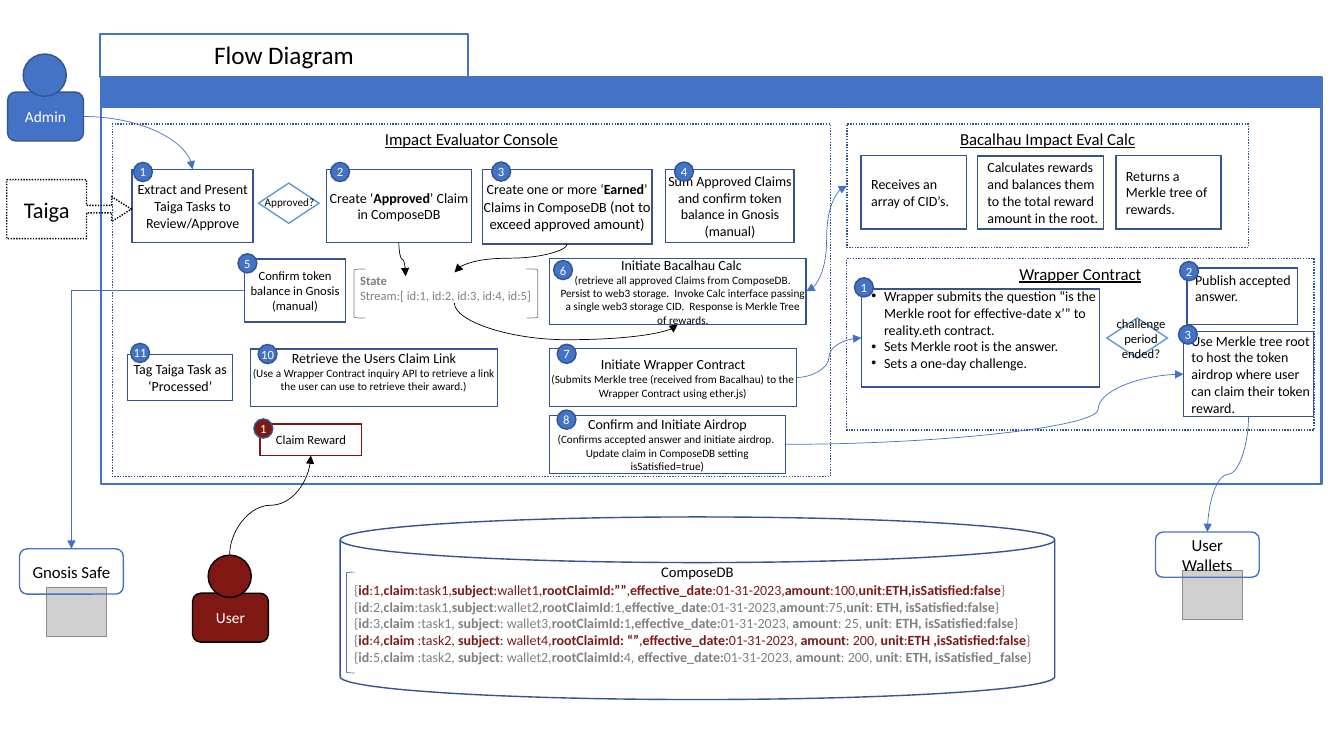
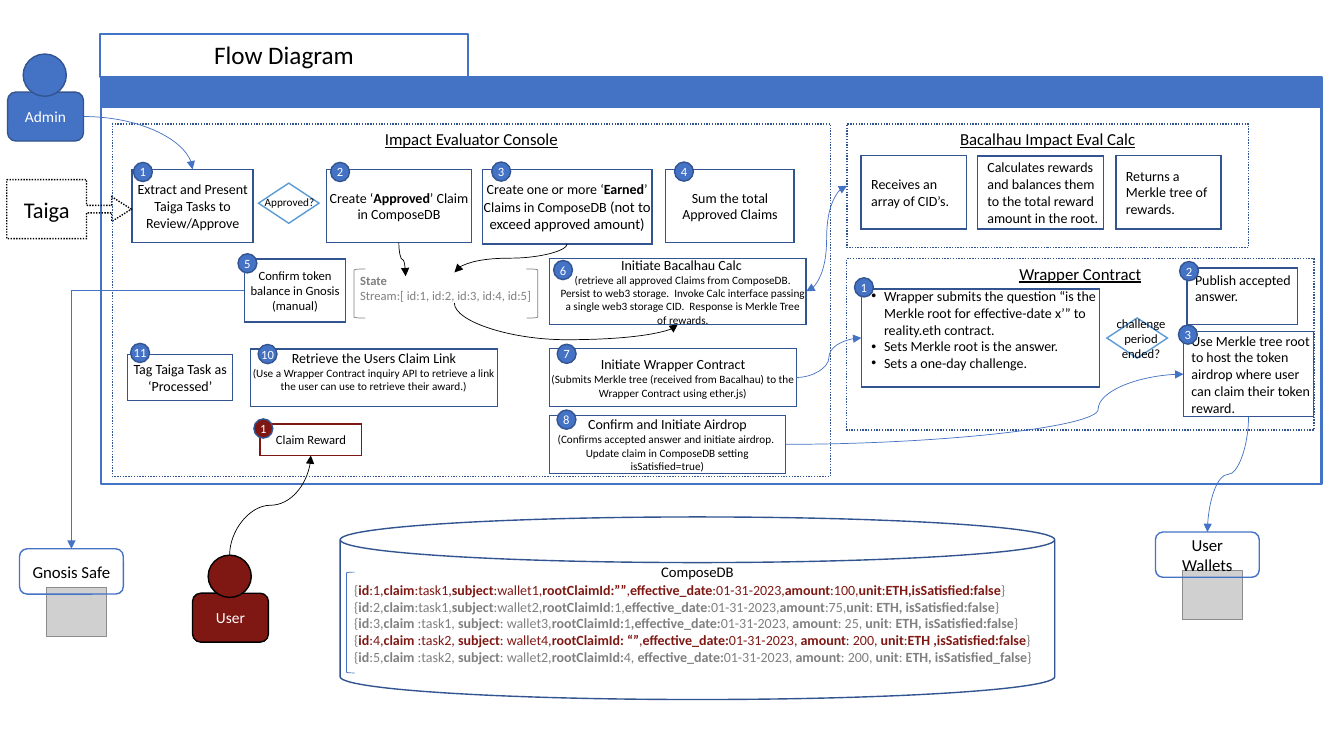
Before and after one commit to Cooperation-org/linked-trust-impact-eval, a slide deck: slide 8 of doc/ImpactEvaluatorsGrant.pptx (slide 5 before the commit). Drawn at 1344x756 pixels with LibreOffice and Linux fonts; fonts in the diff are those of the drawing; grey boxes stand for pictures. Boxes give left, top, right and bottom in pixels: in the first picture for what was removed or moved away, otherwise in the second. Text is boxed around its words. In the diff, an @@ line names an element or a change of style, - is before the commit and + after.

```diff
--- a/doc/ImpactEvaluatorsGrant.pptx
+++ b/doc/ImpactEvaluatorsGrant.pptx
@@ text in rectangle at box(682, 193, 778, 222): text changed @@
-Sum Approved Claims and confirm token balance in Gnosis (manual)
+Sum the total Approved Claims
```
Also in this commit, not shown: 3 other slides changed, 3 slides added, 2 other files.
